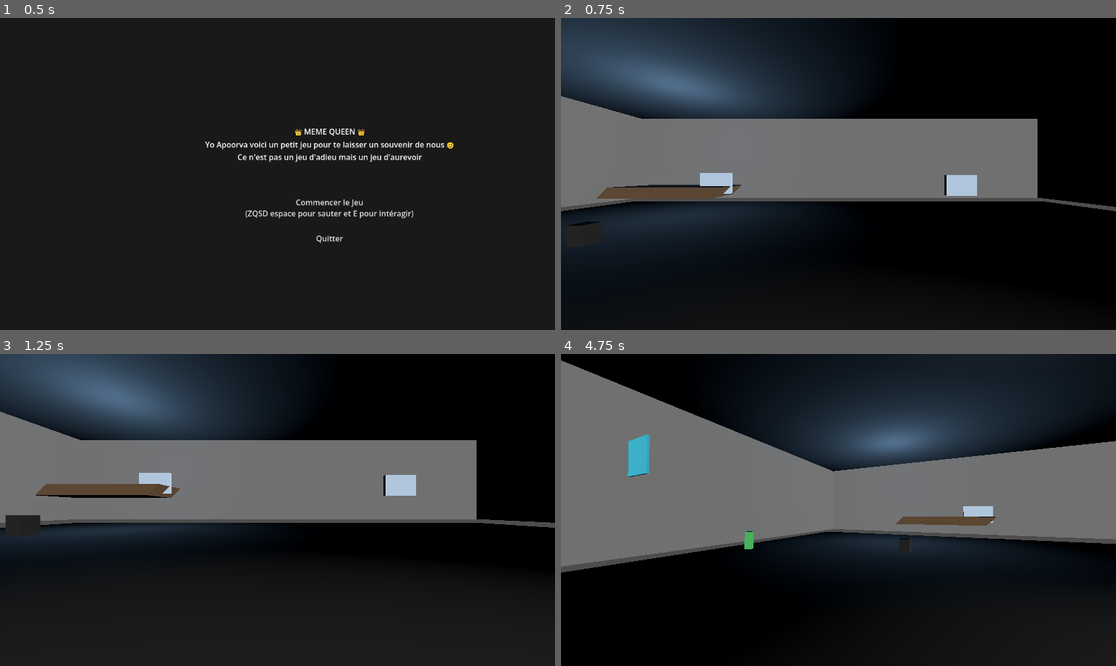
Above: before the commit, frames 1-4 (two rows, left to right).
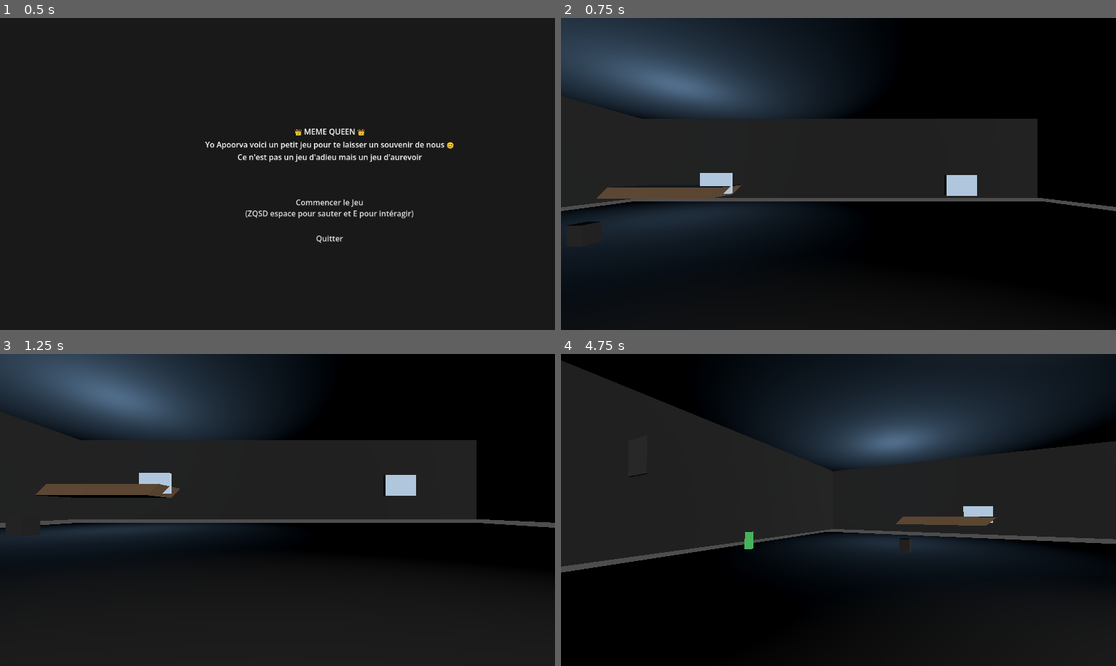
Above: after the commit, the same moments.

Repository: ArKZbeb/jeuApoorva
Game: Godot game, scene res://scenes/menu.tscn
The game is run twice, just before and just after one commit, with the same random seed, the same clock (stepped at 60 frames per second) and the same inputs.
Inputs (mouse positions are in pixels of both pictures, inside the frame that each line leads up to):
- Up to frame 1 (0.5 s): no input
- Up to frame 2 (0.75 s): click "Commencer le Jeu (ZQSD espace…" at 0.5 s
- Up to frame 3 (1.25 s): no input
- Up to frame 4 (4.75 s): tap Enter (ui_accept) at 1.25, 1.52, 2.27, 3.77, 4.52 s; move the mouse to (866, 510) at 1.27 s; hold Space 1.28-2.03 s; hold Up (ui_up) from 1.28 s (still down); move the mouse to (810, 510) at 2.02 s; tap E at 2.1 s; move the mouse to (849, 503) at 2.77 s; hold Q 2.78-3.53 s; move the mouse to (832, 516) at 3.52 s; tap Z at 3.6 s; move the mouse to (877, 513) at 4.27 s; hold Space from 4.28 s (still down)

Frame 1 is identical in both runs. In frame 2, 21% of the frame differs, in the area x 0-86%, y 24-61%; in frame 3, 21%; in frame 4, 33%, in the area x 0-100%, y 2-69%.

Commit message:
Change posters and walls to black material in bureau
- Changed Poster1 and Poster2 from Teal/Orange to Material_Black
- Changed all walls to Material_Black (LeftWall, RightWall, BackWall, BackWall/BackWall)
- Creates darker modern aesthetic for office scene

Diff:
--- a/godot_jeu/scenes/bureau.tscn
+++ b/godot_jeu/scenes/bureau.tscn
@@ -143,7 +143,7 @@
 
 [node name="Mesh" type="MeshInstance3D" parent="Walls/LeftWall" unique_id=2035167206]
 transform = Transform3D(1, 0, 0, 0, 1, 0, 0, 0, 1.0000005, 0.81645584, 0, 0)
-material_override = SubResource("Material_Gray")
+material_override = SubResource("Material_Black")
 mesh = SubResource("BoxMesh_1")
 
 [node name="CollisionShape3D" type="CollisionShape3D" parent="Walls/LeftWall" unique_id=1525654810]
@@ -155,7 +155,7 @@
 
 [node name="Mesh" type="MeshInstance3D" parent="Walls/RightWall" unique_id=436133005]
 transform = Transform3D(1, 0, 0, 0, 1, 0, 0, 0, 1.0000001, -0.5313721, 0, 0)
-material_override = SubResource("Material_Gray")
+material_override = SubResource("Material_Black")
 mesh = SubResource("BoxMesh_1")
 
 [node name="CollisionShape3D" type="CollisionShape3D" parent="Walls/RightWall" unique_id=133062830]
@@ -166,7 +166,7 @@
 transform = Transform3D(50, 0, 0, 0, 10, 0, 0, 0, 1, 0, 5, -25)
 
 [node name="Mesh" type="MeshInstance3D" parent="Walls/BackWall" unique_id=1025494948]
-material_override = SubResource("Material_Gray")
+material_override = SubResource("Material_Black")
 mesh = SubResource("BoxMesh_1")
 
 [node name="CollisionShape3D" type="CollisionShape3D" parent="Walls/BackWall" unique_id=1389642359]
@@ -177,7 +177,7 @@
 
 [node name="Mesh" type="MeshInstance3D" parent="Walls/BackWall/BackWall" unique_id=644972723]
 transform = Transform3D(5, 0, 0, 0, 5, 0, 0, 0, 4.9999995, 0, 1.7232884, -11.045166)
-material_override = SubResource("Material_Gray")
+material_override = SubResource("Material_Black")
 mesh = SubResource("BoxMesh_1")
 
 [node name="CollisionShape3D" type="CollisionShape3D" parent="Walls/BackWall/BackWall" unique_id=913503803]
@@ -252,7 +252,7 @@
 
 [node name="Mesh" type="MeshInstance3D" parent="ModernDecor/Poster1"]
 mesh = SubResource("BoxMesh_1")
-material_override = SubResource("Material_Teal")
+material_override = SubResource("Material_Black")
 
 [node name="CollisionShape3D" type="CollisionShape3D" parent="ModernDecor/Poster1"]
 shape = SubResource("BoxShape3D_1")
@@ -262,7 +262,7 @@
 
 [node name="Mesh" type="MeshInstance3D" parent="ModernDecor/Poster2"]
 mesh = SubResource("BoxMesh_1")
-material_override = SubResource("Material_Orange")
+material_override = SubResource("Material_Black")
 
 [node name="CollisionShape3D" type="CollisionShape3D" parent="ModernDecor/Poster2"]
 shape = SubResource("BoxShape3D_1")
